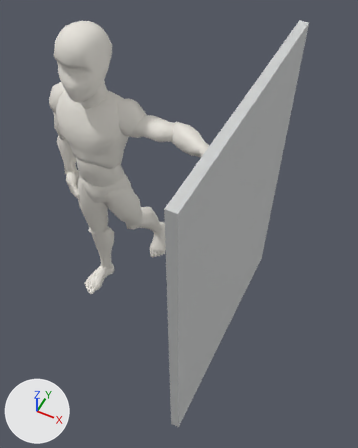
Renders of the glTF model assets/exercise3d/swing.glb from each side of a commit.
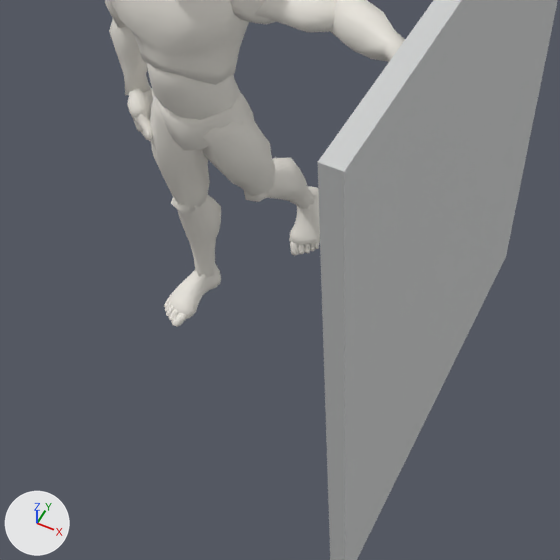
Each version is shown whole from a camera (50 mm lens) standing at (-2.93, -1.57, 2.75) and looking at (-3.7, -0.03, 0.82), then close up on the part from 0% to 81% of the width and 28% to 93% of the height. Arrows for +X, +Y and +Z are at lower left; the lights stay in place. The first two pictures are the older version. Both versions are drawn at frame 82 of the action 'Animation'; the numbers are the values there.

In view in the first close-up: 'GEO-arm_lower_male_primitive_stylized.L', 'GEO-arm_lower_male_primitive_stylized.R', 'GEO-arm_upper_male_primitive_stylized.L', 'GEO-belly_male_primitive_stylized', 'GEO-chest_male_primitive_stylized', 'GEO-foot_male_primitive_stylized.L', 'GEO-leg_lower_male_primitive_stylized.L', 'GEO-leg_lower_male_primitive_stylized.R', 'GEO-leg_upper_male_primitive_stylized.L', 'GEO-leg_upper_male_primitive_stylized.R', 'GEO-pelvis_male_primitive_stylized', 'GEO-toe_big_male_primitive_stylized.L', 'GEO-toe_index_male_primitive_stylized.L', 'GEO-toe_middle_male_primitive_stylized.L', 'GEO-toe_pinky_male_primitive_stylized.L', 'GEO-toe_ring_male_primitive_stylized.L', 'wall' and 8 more.
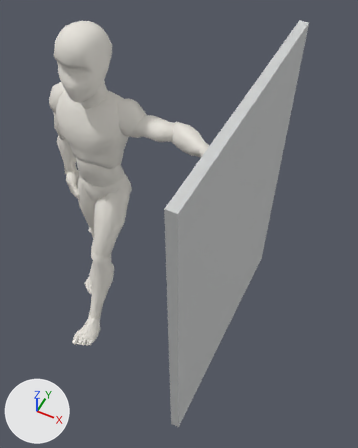
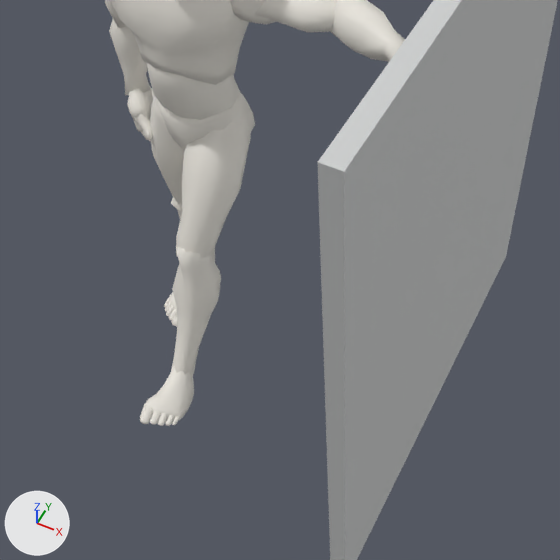
Changed parts and their boxes [x1, y1, x2, y2] in the close-ups (560 x 560 px):
'GEO-leg_upper_male_primitive_stylized.L', turned
    before: [202, 115, 276, 195]
    after: [176, 106, 251, 259]
'GEO-leg_lower_male_primitive_stylized.L', moved, turned
    before: [244, 158, 316, 209]
    after: [171, 247, 220, 375]
'GEO-foot_male_primitive_stylized.L', moved, turned
    before: [289, 186, 320, 245]
    after: [142, 366, 195, 421]
'GEO-toe_big_male_primitive_stylized.L', moved, turned
    before: [290, 241, 299, 256]
    after: [140, 406, 153, 424]
'GEO-toe_index_male_primitive_stylized.L', moved, turned
    before: [298, 244, 305, 254]
    after: [149, 410, 161, 425]
'GEO-toe_middle_male_primitive_stylized.L', moved, turned
    before: [305, 244, 311, 253]
    after: [157, 413, 168, 426]
'GEO-toe_ring_male_primitive_stylized.L', moved, turned
    before: [311, 243, 315, 251]
    after: [165, 415, 175, 426]
'GEO-toe_pinky_male_primitive_stylized.L', moved
    before: [315, 240, 320, 249]
    after: [172, 415, 180, 425]
'GEO-leg_lower_male_primitive_stylized.R', unchanged, covered by the edit
    before: [171, 195, 221, 278]
    after: [171, 197, 215, 264]
'GEO-foot_male_primitive_stylized.R', unchanged, covered by the edit
    before: [169, 264, 221, 319]
    after: [169, 264, 221, 310]

The change, as a diff of the scene's bpy script:
```diff
--- a/assets/exercise3d/swing.glb.py
+++ b/assets/exercise3d/swing.glb.py
@@ ob_geo_foot_male_primitive_stylized_l @@
 ob_geo_foot_male_primitive_stylized_l = bpy.data.objects.new('GEO-foot_male_primitive_stylized.L', me_geo_foot_male_primitve_001)
-ob_geo_foot_male_primitive_stylized_l.location = (-4.064, 0.363, 0.206)
-ob_geo_foot_male_primitive_stylized_l.rotation_euler = (0.622, -0.119, 0.145)  # degrees (36, -6.8, 8.3)
+ob_geo_foot_male_primitive_stylized_l.location = (-4.064, -0.411, 0.223)
+ob_geo_foot_male_primitive_stylized_l.rotation_euler = (-0.554, 0.0894, 0.165)  # degrees (-32, 5.1, 9.5)
@@ ob_geo_leg_lower_male_primitive_stylized_l @@
 ob_geo_leg_lower_male_primitive_stylized_l = bpy.data.objects.new('GEO-leg_lower_male_primitive_stylized.L', me_geo_leg_lower_male_primitve_001)
-ob_geo_leg_lower_male_primitive_stylized_l.location = (-4.074, 0.125, 0.53)
-ob_geo_leg_lower_male_primitive_stylized_l.rotation_euler = (0.563, -0.00985, -0.00592)  # degrees (32, -0.6, -0.3)
+ob_geo_leg_lower_male_primitive_stylized_l.location = (-4.074, -0.246, 0.589)
+ob_geo_leg_lower_male_primitive_stylized_l.rotation_euler = (-0.492, -0.01, 0.00565)  # degrees (-28, -0.6, 0.3)
@@ ob_geo_leg_upper_male_primitive_stylized_l @@
 ob_geo_leg_upper_male_primitive_stylized_l.location = (-4.088, -0.01, 0.878)
-ob_geo_leg_upper_male_primitive_stylized_l.rotation_euler = (0.353, -0.0238, -0.00872)  # degrees (20, -1.4, -0.5)
+ob_geo_leg_upper_male_primitive_stylized_l.rotation_euler = (-0.702, -0.0193, 0.0164)  # degrees (-40, -1.1, 0.9)
@@ ob_geo_toe_big_male_primitive_stylized_l @@
 ob_geo_toe_big_male_primitive_stylized_l = bpy.data.objects.new('GEO-toe_big_male_primitive_stylized.L', me_geo_toe_big_male_primitve_001)
-ob_geo_toe_big_male_primitive_stylized_l.location = (-4.066, 0.292, 0.052)
-ob_geo_toe_big_male_primitive_stylized_l.rotation_euler = (0.723, -0.236, 0.244)  # degrees (41, -14, 14)
+ob_geo_toe_big_male_primitive_stylized_l.location = (-4.066, -0.58, 0.232)
+ob_geo_toe_big_male_primitive_stylized_l.rotation_euler = (-0.418, 0.132, 0.312)  # degrees (-24, 7.6, 18)
@@ ob_geo_toe_index_male_primitive_stylized_l @@
 ob_geo_toe_index_male_primitive_stylized_l = bpy.data.objects.new('GEO-toe_index_male_primitive_stylized.L', me_geo_toe_index_male_primitve_001)
-ob_geo_toe_index_male_primitive_stylized_l.location = (-4.038, 0.291, 0.054)
-ob_geo_toe_index_male_primitive_stylized_l.rotation_euler = (0.718, -0.169, 0.185)  # degrees (41, -9.7, 11)
+ob_geo_toe_index_male_primitive_stylized_l.location = (-4.038, -0.578, 0.234)
+ob_geo_toe_index_male_primitive_stylized_l.rotation_euler = (-0.445, 0.106, 0.226)  # degrees (-25, 6.1, 13)
@@ ob_geo_toe_middle_male_primitive_stylized_l @@
 ob_geo_toe_middle_male_primitive_stylized_l = bpy.data.objects.new('GEO-toe_middle_male_primitive_stylized.L', me_geo_toe_middle_male_primitve_001)
-ob_geo_toe_middle_male_primitive_stylized_l.location = (-4.018, 0.297, 0.058)
-ob_geo_toe_middle_male_primitive_stylized_l.rotation_euler = (0.782, -0.139, 0.154)  # degrees (45, -8, 8.8)
+ob_geo_toe_middle_male_primitive_stylized_l.location = (-4.018, -0.572, 0.229)
+ob_geo_toe_middle_male_primitive_stylized_l.rotation_euler = (-0.39, 0.0896, 0.186)  # degrees (-22, 5.1, 11)
@@ ob_geo_toe_pinky_male_primitive_stylized_l @@
 ob_geo_toe_pinky_male_primitive_stylized_l = bpy.data.objects.new('GEO-toe_pinky_male_primitive_stylized.L', me_geo_toe_pinky_male_primitve_001)
-ob_geo_toe_pinky_male_primitive_stylized_l.location = (-3.986, 0.315, 0.068)
+ob_geo_toe_pinky_male_primitive_stylized_l.location = (-3.986, -0.557, 0.216)
 ob_geo_toe_pinky_male_primitive_stylized_l.rotation_euler = (0.781, -0.0864, 0.11)  # degrees (45, -5, 6.3)
@@ ob_geo_toe_ring_male_primitive_stylized_l @@
 ob_geo_toe_ring_male_primitive_stylized_l = bpy.data.objects.new('GEO-toe_ring_male_primitive_stylized.L', me_geo_toe_ring_male_primitve_001)
-ob_geo_toe_ring_male_primitive_stylized_l.location = (-4.0, 0.306, 0.062)
-ob_geo_toe_ring_male_primitive_stylized_l.rotation_euler = (0.858, -0.122, 0.136)  # degrees (49, -7, 7.8)
+ob_geo_toe_ring_male_primitive_stylized_l.location = (-4.0, -0.565, 0.222)
+ob_geo_toe_ring_male_primitive_stylized_l.rotation_euler = (-0.318, 0.0803, 0.165)  # degrees (-18, 4.6, 9.5)
```
